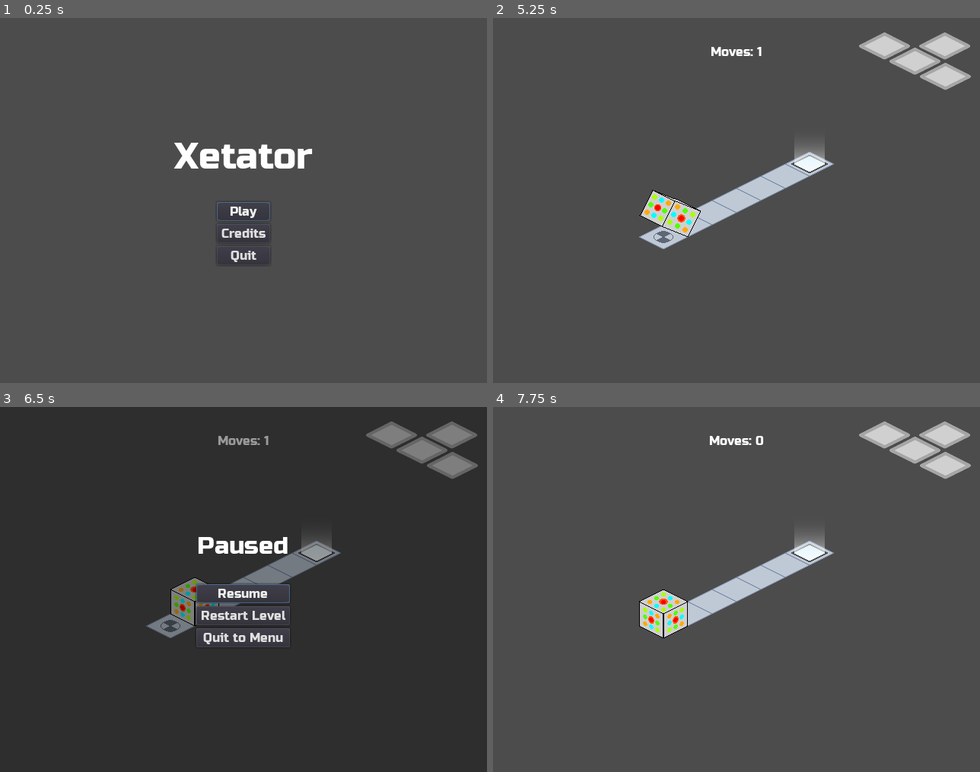
Above: before the commit, frames 1-4 (two rows, left to right).
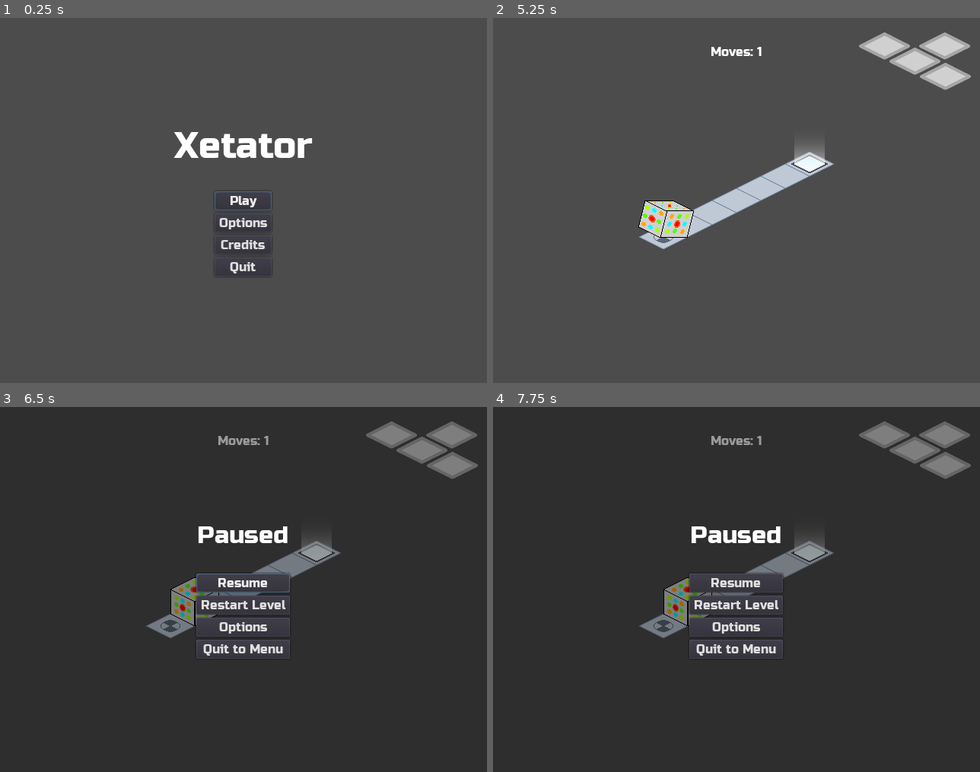
Above: after the commit, the same moments.

Repository: kdreese/gmtk-2022
Game: Godot game, scene res://src/states/Menu.tscn
Same seed, same stepped clock (60 frames per second), same inputs: the game is played once before the commit and once after it.
Inputs (mouse positions are in pixels of both pictures, inside the frame that each line leads up to):
- Up to frame 1 (0.25 s): no input
- Up to frame 2 (5.25 s): click (736, 222) at 0.5 s, where only the run after the commit has a clickable "Options"; click (736, 226) at 1.25 s, where only the run after the commit has a clickable "Back"; click "Play" at 2 s; tap Enter at 2.75 s; hold D (move_right) 2.78-3.53 s; tap R (restart) at 3.5, 4.25, 5 s; hold S (move_back) 3.53-4.28 s; hold D (move_right) 4.28-5.03 s; hold W (move_forward) from 5.03 s (still down)
- Up to frame 3 (6.5 s): release W (move_forward) at 5.78 s; hold A (move_left) from 5.78 s (still down); tap Escape (escape) at 6.4 s
- Up to frame 4 (7.75 s): release A (move_left) at 6.5 s; click (736, 626) at 6.5 s, where only the run after the commit has a clickable "Options"; click (736, 615) at 7.25 s, where only the run after the commit has a clickable "Back"

The runs differ from the first frame. In frame 1, 2.5% of the frame differs, in the area x 35-65%, y 31-71%; in frame 2, 0.7%; in frame 3, 3.3%; in frame 4, 98%, in the area x 0-100%, y 0-100%.

Commit message:
Added music and options.

Diff:
--- a/src/objects/Player.gd
+++ b/src/objects/Player.gd
@@ -2,9 +2,9 @@
 extends Node2D
 
 
+signal player_moved
+
 enum FaceState {FACE_1, FACE_2_1, FACE_2_2, FACE_3_1, FACE_3_2, FACE_4, FACE_5, FACE_6_1, FACE_6_2}
-
-export var animation_speed: float = 1.0
 
 var top_face: int
 var side_face: int
@@ -16,7 +16,6 @@
 var grid_coords := Vector2.ZERO
 var tile_map: TileMap
 
-signal player_moved
 
 # Called when the node enters the scene tree for the first time.
 func _ready() -> void:
@@ -27,10 +26,7 @@
 	backside_face = FaceState.FACE_4
 	back_face = FaceState.FACE_5
 	bottom_face = FaceState.FACE_6_1
-	$FrontFace.speed_scale = animation_speed
-	$SideFace.speed_scale = animation_speed
-	$TopFace.speed_scale = animation_speed
-	$ExtraFace.speed_scale = animation_speed
+	set_animation_speed()
 	set_anim("idle")
 
 
@@ -48,6 +44,13 @@
 		elif Input.is_action_just_pressed("move_left"):
 			if move(Vector2(-1, 0)):
 				rotate_neg_z()
+
+
+func set_animation_speed() -> void:
+	$FrontFace.speed_scale = Global.animation_speed
+	$SideFace.speed_scale = Global.animation_speed
+	$TopFace.speed_scale = Global.animation_speed
+	$ExtraFace.speed_scale = Global.animation_speed
 
 
 func get_top_face_value() -> int:
--- a/src/states/Game.gd
+++ b/src/states/Game.gd
@@ -58,3 +58,13 @@
 	get_tree().paused = true
 	$LevelComplete.update(next_level_path)
 	$LevelComplete/ColorRect.show()
+
+
+func _on_OptionsButton_pressed() -> void:
+	$PauseMenu/ColorRect.hide()
+	$OptionsMenu/ColorRect.show()
+
+
+func _on_OptionsMenu_options_exited() -> void:
+	level.get_node("Player").set_animation_speed()
+	$PauseMenu/ColorRect.show()
--- a/src/states/Game.tscn
+++ b/src/states/Game.tscn
@@ -1,10 +1,11 @@
-[gd_scene load_steps=7 format=2]
+[gd_scene load_steps=8 format=2]
 
 [ext_resource path="res://src/states/Game.gd" type="Script" id=1]
 [ext_resource path="res://assets/ui/Russo_One.ttf" type="DynamicFontData" id=2]
 [ext_resource path="res://src/states/PauseMenu.gd" type="Script" id=3]
 [ext_resource path="res://assets/ui/legend.png" type="Texture" id=4]
 [ext_resource path="res://src/states/LevelComplete.gd" type="Script" id=5]
+[ext_resource path="res://src/states/Options.tscn" type="PackedScene" id=6]
 
 [sub_resource type="DynamicFont" id=1]
 size = 32
@@ -46,9 +47,9 @@
 
 [node name="V" type="VBoxContainer" parent="PauseMenu/ColorRect/C"]
 margin_left = 258.0
-margin_top = 163.0
+margin_top = 149.0
 margin_right = 381.0
-margin_bottom = 316.0
+margin_bottom = 331.0
 custom_constants/separation = 32
 
 [node name="PausedTitle" type="Label" parent="PauseMenu/ColorRect/C/V"]
@@ -61,7 +62,7 @@
 [node name="Buttons" type="VBoxContainer" parent="PauseMenu/ColorRect/C/V"]
 margin_top = 70.0
 margin_right = 123.0
-margin_bottom = 153.0
+margin_bottom = 182.0
 size_flags_horizontal = 4
 
 [node name="ResumeButton" type="Button" parent="PauseMenu/ColorRect/C/V/Buttons"]
@@ -75,10 +76,16 @@
 margin_bottom = 54.0
 text = "Restart Level"
 
-[node name="ToMenuButton" type="Button" parent="PauseMenu/ColorRect/C/V/Buttons"]
+[node name="OptionsButton" type="Button" parent="PauseMenu/ColorRect/C/V/Buttons"]
 margin_top = 58.0
 margin_right = 123.0
 margin_bottom = 83.0
+text = "Options"
+
+[node name="ToMenuButton" type="Button" parent="PauseMenu/ColorRect/C/V/Buttons"]
+margin_top = 87.0
+margin_right = 123.0
+margin_bottom = 112.0
 text = "Quit to Menu"
 
 [node name="LevelComplete" type="CanvasLayer" parent="."]
@@ -86,6 +93,7 @@
 script = ExtResource( 5 )
 
 [node name="ColorRect" type="ColorRect" parent="LevelComplete"]
+visible = false
 anchor_right = 1.0
 anchor_bottom = 1.0
 color = Color( 1, 1, 1, 0.235294 )
@@ -132,9 +140,13 @@
 margin_bottom = 83.0
 text = "Quit to Menu"
 
+[node name="OptionsMenu" parent="." instance=ExtResource( 6 )]
+
 [connection signal="pressed" from="PauseMenu/ColorRect/C/V/Buttons/ResumeButton" to="PauseMenu" method="_on_ResumeButton_pressed"]
 [connection signal="pressed" from="PauseMenu/ColorRect/C/V/Buttons/RestartButton" to="PauseMenu" method="_on_RestartButton_pressed"]
+[connection signal="pressed" from="PauseMenu/ColorRect/C/V/Buttons/OptionsButton" to="." method="_on_OptionsButton_pressed"]
 [connection signal="pressed" from="PauseMenu/ColorRect/C/V/Buttons/ToMenuButton" to="PauseMenu" method="_on_ToMenuButton_pressed"]
 [connection signal="pressed" from="LevelComplete/ColorRect/C/V/Buttons/ContinueButton" to="LevelComplete" method="_on_ContinueButton_pressed"]
 [connection signal="pressed" from="LevelComplete/ColorRect/C/V/Buttons/RestartButton" to="LevelComplete" method="_on_RestartButton_pressed"]
 [connection signal="pressed" from="LevelComplete/ColorRect/C/V/Buttons/ToMenuButton" to="LevelComplete" method="_on_ToMenuButton_pressed"]
+[connection signal="options_exited" from="OptionsMenu" to="." method="_on_OptionsMenu_options_exited"]
--- a/src/states/Global.gd
+++ b/src/states/Global.gd
@@ -1,4 +1,29 @@
 extends Node
 
 
+const MAX_VOLUME_DB = -6.0
+
 var level_path: String
+
+var bg_music = preload("res://assets/sound/Xetator.wav")
+
+# Options
+var music_slider_value = 1.0
+var music_volume = 1.0
+var animation_speed = 2.0
+
+var audio_stream: AudioStreamPlayer
+
+func _ready() -> void:
+	audio_stream = AudioStreamPlayer.new()
+	audio_stream.stream = bg_music
+	audio_stream.pause_mode = Node.PAUSE_MODE_PROCESS
+	audio_stream.volume_db = MAX_VOLUME_DB
+	audio_stream.play()
+	add_child(audio_stream)
+
+
+func set_music_volume(volume: float) -> void:
+	# Volume is given as a percent, so change that to dB.
+	music_slider_value = volume
+	audio_stream.volume_db = MAX_VOLUME_DB + (log(volume) / log(1.1))
--- a/src/states/Menu.gd
+++ b/src/states/Menu.gd
@@ -5,7 +5,6 @@
 	if OS.get_name() == "HTML5":
 		$V/Buttons/QuitButton.hide()
 	$V/Buttons/PlayButton.grab_focus()
-
 
 func _on_PlayButton_pressed() -> void:
 	Global.level_path = "res://src/levels/IntroLevel.tscn"
@@ -19,3 +18,12 @@
 
 func _on_QuitButton_pressed() -> void:
 	get_tree().notification(MainLoop.NOTIFICATION_WM_QUIT_REQUEST)
+
+
+func _on_OptionsButton_pressed() -> void:
+	$V.hide()
+	$OptionsMenu/ColorRect.show()
+
+
+func _on_OptionsMenu_options_exited() -> void:
+	$V.show()
--- a/src/states/Menu.tscn
+++ b/src/states/Menu.tscn
@@ -1,7 +1,8 @@
-[gd_scene load_steps=4 format=2]
+[gd_scene load_steps=5 format=2]
 
 [ext_resource path="res://assets/ui/Russo_One.ttf" type="DynamicFontData" id=1]
 [ext_resource path="res://src/states/Menu.gd" type="Script" id=2]
+[ext_resource path="res://src/states/Options.tscn" type="PackedScene" id=3]
 
 [sub_resource type="DynamicFont" id=1]
 size = 48
@@ -12,11 +13,13 @@
 anchor_bottom = 1.0
 script = ExtResource( 2 )
 
+[node name="OptionsMenu" parent="." instance=ExtResource( 3 )]
+
 [node name="V" type="VBoxContainer" parent="."]
 margin_left = 229.0
-margin_top = 154.0
+margin_top = 140.0
 margin_right = 411.0
-margin_bottom = 325.0
+margin_bottom = 340.0
 custom_constants/separation = 32
 
 [node name="Title" type="Label" parent="V"]
@@ -26,29 +29,37 @@
 text = "Xetator"
 
 [node name="Buttons" type="VBoxContainer" parent="V"]
-margin_left = 56.0
+margin_left = 53.0
 margin_top = 88.0
-margin_right = 126.0
-margin_bottom = 171.0
+margin_right = 128.0
+margin_bottom = 200.0
 size_flags_horizontal = 4
 
 [node name="PlayButton" type="Button" parent="V/Buttons"]
-margin_right = 70.0
+margin_right = 75.0
 margin_bottom = 25.0
 text = "Play"
 
+[node name="OptionsButton" type="Button" parent="V/Buttons"]
+margin_top = 29.0
+margin_right = 75.0
+margin_bottom = 54.0
+text = "Options"
+
 [node name="CreditsButton" type="Button" parent="V/Buttons"]
-margin_top = 29.0
-margin_right = 70.0
-margin_bottom = 54.0
+margin_top = 58.0
+margin_right = 75.0
+margin_bottom = 83.0
 text = "Credits"
 
 [node name="QuitButton" type="Button" parent="V/Buttons"]
-margin_top = 58.0
-margin_right = 70.0
-margin_bottom = 83.0
+margin_top = 87.0
+margin_right = 75.0
+margin_bottom = 112.0
 text = "Quit"
 
+[connection signal="options_exited" from="OptionsMenu" to="." method="_on_OptionsMenu_options_exited"]
 [connection signal="pressed" from="V/Buttons/PlayButton" to="." method="_on_PlayButton_pressed"]
+[connection signal="pressed" from="V/Buttons/OptionsButton" to="." method="_on_OptionsButton_pressed"]
 [connection signal="pressed" from="V/Buttons/CreditsButton" to="." method="_on_CreditsButton_pressed"]
 [connection signal="pressed" from="V/Buttons/QuitButton" to="." method="_on_QuitButton_pressed"]
--- /dev/null
+++ b/src/states/Options.gd
@@ -0,0 +1,40 @@
+extends CanvasLayer
+
+
+signal options_exited
+
+var animation_speed_strings := ["Slow", "Normal", "Fast", "Very Fast", "Disabled"]
+
+
+func _ready() -> void:
+	var animation_speed_value = Global.animation_speed / 2.0
+	$ColorRect/C/V/G/AnimationSpeedSlider.value = animation_speed_value
+	_on_AnimationSpeedSlider_value_changed(animation_speed_value)
+	$ColorRect/C/V/G/MusicVolumeSlider.value = Global.music_slider_value
+	_on_MusicVolumeSlider_value_changed(Global.music_slider_value)
+	$ColorRect.hide()
+
+
+func _unhandled_input(event: InputEvent) -> void:
+	if not $ColorRect.visible:
+		return
+	if event.is_action_pressed("escape"):
+		_on_BackButton_pressed()
+		get_tree().set_input_as_handled()
+
+
+func _on_BackButton_pressed() -> void:
+	$ColorRect.hide()
+	emit_signal("options_exited")
+
+
+func _on_MusicVolumeSlider_value_changed(value: float) -> void:
+	Global.set_music_volume(value)
+	var label = $ColorRect/C/V/G/MusicVolumeLabel
+	label.text = "%d%%" % (value * 100)
+
+
+func _on_AnimationSpeedSlider_value_changed(value: float) -> void:
+	Global.animation_speed = value * 2
+	var label = $ColorRect/C/V/G/AnimationSpeedLabel
+	label.text = animation_speed_strings[value]
--- /dev/null
+++ b/src/states/Options.tscn
@@ -0,0 +1,86 @@
+[gd_scene load_steps=2 format=2]
+
+[ext_resource path="res://src/states/Options.gd" type="Script" id=1]
+
+[node name="OptionsMenu" type="CanvasLayer"]
+pause_mode = 2
+script = ExtResource( 1 )
+
+[node name="ColorRect" type="ColorRect" parent="."]
+anchor_right = 1.0
+anchor_bottom = 1.0
+color = Color( 0, 0, 0, 0.392157 )
+
+[node name="C" type="CenterContainer" parent="ColorRect"]
+anchor_right = 1.0
+anchor_bottom = 1.0
+
+[node name="V" type="VBoxContainer" parent="ColorRect/C"]
+margin_left = 133.0
+margin_top = 191.0
+margin_right = 507.0
+margin_bottom = 288.0
+custom_constants/separation = 30
+
+[node name="G" type="GridContainer" parent="ColorRect/C/V"]
+margin_right = 374.0
+margin_bottom = 42.0
+custom_constants/hseparation = 25
+columns = 3
+
+[node name="Label" type="Label" parent="ColorRect/C/V/G"]
+margin_right = 139.0
+margin_bottom = 19.0
+text = "Music Volume"
+
+[node name="MusicVolumeSlider" type="HSlider" parent="ColorRect/C/V/G"]
+margin_left = 164.0
+margin_right = 264.0
+margin_bottom = 16.0
+rect_min_size = Vector2( 100, 0 )
+max_value = 1.0
+step = 0.05
+value = 1.0
+
+[node name="MusicVolumeLabel" type="Label" parent="ColorRect/C/V/G"]
+margin_left = 289.0
+margin_right = 374.0
+margin_bottom = 19.0
+text = "100%"
+
+[node name="Label2" type="Label" parent="ColorRect/C/V/G"]
+margin_top = 23.0
+margin_right = 139.0
+margin_bottom = 42.0
+text = "Animation Speed"
+
+[node name="AnimationSpeedSlider" type="HSlider" parent="ColorRect/C/V/G"]
+margin_left = 164.0
+margin_top = 23.0
+margin_right = 264.0
+margin_bottom = 39.0
+max_value = 4.0
+value = 1.0
+tick_count = 5
+ticks_on_borders = true
+
+[node name="AnimationSpeedLabel" type="Label" parent="ColorRect/C/V/G"]
+margin_left = 289.0
+margin_top = 23.0
+margin_right = 374.0
+margin_bottom = 42.0
+rect_min_size = Vector2( 85, 0 )
+text = "Normal"
+
+[node name="BackButton" type="Button" parent="ColorRect/C/V"]
+margin_left = 137.0
+margin_top = 72.0
+margin_right = 237.0
+margin_bottom = 97.0
+rect_min_size = Vector2( 100, 0 )
+size_flags_horizontal = 4
+text = "Back"
+
+[connection signal="value_changed" from="ColorRect/C/V/G/MusicVolumeSlider" to="." method="_on_MusicVolumeSlider_value_changed"]
+[connection signal="value_changed" from="ColorRect/C/V/G/AnimationSpeedSlider" to="." method="_on_AnimationSpeedSlider_value_changed"]
+[connection signal="pressed" from="ColorRect/C/V/BackButton" to="." method="_on_BackButton_pressed"]
Not shown, added: assets/sound/Xetator.wav.import
Not shown, added: assets/sound/Xetator.wav
